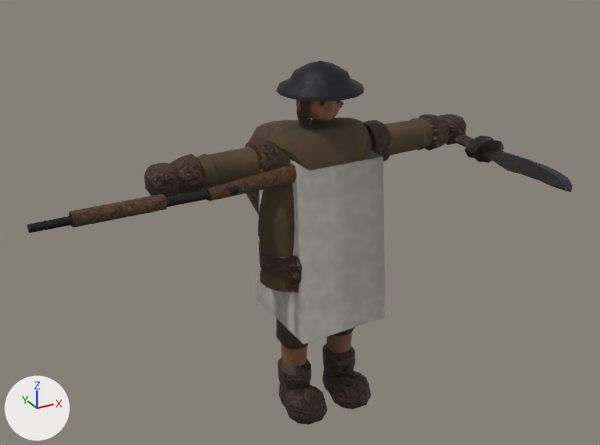
The glTF model csharp/Unciv.Godot/Packs/units/models/unit/Mechanized Infantry.glb, before and after one commit.
Camera for both pictures: a 50 mm lens placed at (-0.842, -1.447, 1.191), pointed at (-0.085, -0.072, 0.504). Arrows for +X, +Y and +Z are at lower left; the lights stay in place. The picture after the commit comes second. Vertices at exactly the same position are counted once.

Objects in the first picture: 'Knife_Offhand', 'Rifle', 'Warrior'.
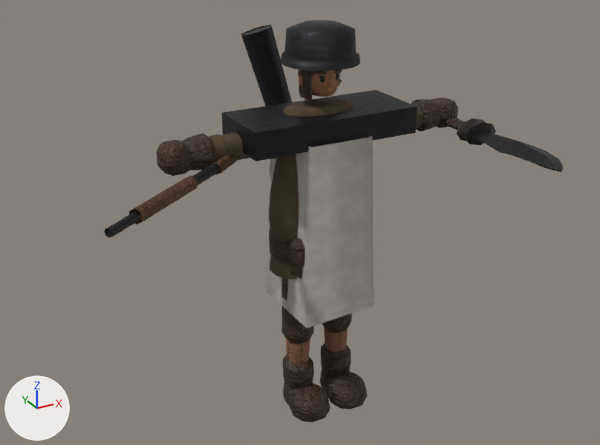
Boxes (x1, y1, x2, y2) around the edits, measured in the pictures (600 x 445 px; the box of a moved part takes in the faces that stretch with it):
'Warrior', reshaped, moved, rescaled (6% narrower, 10% taller)
    before: (144, 61, 466, 425)
    after: (156, 20, 458, 422)
'Rifle', reshaped, moved, rescaled
    before: (27, 164, 297, 233)
    after: (104, 154, 239, 238)
'Knife_Offhand', moved, rescaled (7% shorter)
    before: (454, 134, 573, 192)
    after: (445, 118, 563, 172)
part 1 of me_mesh_skinned, moved or reshaped
    before: (296, 100, 301, 111)
    after: (298, 75, 303, 87)
part 2 of me_mesh_skinned, moved or reshaped
    before: (328, 101, 336, 111)
    after: (327, 77, 335, 87)
part 3 of me_mesh_skinned, moved or reshaped
    before: (320, 102, 325, 106)
    after: (319, 76, 325, 82)
part 4 of me_mesh_skinned, moved or reshaped
    before: (322, 327, 371, 409)
    after: (320, 313, 367, 409)
part 5 of me_mesh_skinned, moved or reshaped
    before: (256, 148, 385, 344)
    after: (266, 136, 374, 328)
part 6 of me_mesh_skinned, added
    after: (222, 90, 417, 161)
part 7 of me_mesh_skinned, rebuilt
    before: (246, 120, 299, 216)
    after: (241, 25, 292, 106)
part 8 of me_mesh_skinned, added (brown)
    after: (411, 98, 458, 132)
part 9 of me_mesh_skinned, added (brown)
    after: (156, 133, 279, 176)
part 10 of me_mesh_skinned, added
    after: (280, 20, 360, 71)
part 11 of me_mesh_skinned, moved or reshaped
    before: (144, 61, 466, 425)
    after: (269, 69, 354, 422)
part 12 of me_mesh_rifle, moved or reshaped
    before: (27, 185, 239, 233)
    after: (104, 155, 235, 238)
part 13 of me_mesh_rifle, moved or reshaped
    before: (69, 194, 167, 228)
    after: (129, 175, 197, 225)
part 14 of me_mesh_rifle, moved or reshaped
    before: (207, 164, 297, 201)
    after: (215, 154, 239, 175)

The change, as a diff of the scene's bpy script:
```diff
--- a/csharp/Unciv.Godot/Packs/units/models/unit/Mechanized Infantry.glb.py
+++ b/csharp/Unciv.Godot/Packs/units/models/unit/Mechanized Infantry.glb.py
@@ me_mesh_skinned @@
 # used by ob_warrior; location = (0.0, 0.0, -0.01); scale = (0.416, 0.416, 0.416)
-me_mesh_skinned.from_pydata(...)  # 2589 vertices, 4819 faces; spans x -0.92..0.92, y -0.29..0.54, z 0.02..1.98
+me_mesh_skinned.from_pydata(...)  # 2525 vertices, 4695 faces; spans x -0.86..0.86, y -0.25..0.55, z 0.04..2.22
+# me_mesh_skinned part 1: the loose piece of 40 vertices spanning x -0.13..-0.09, y -0.01..0.02, z 1.74..1.83 is moved by (0.01, 0.0, 0.16)
+# me_mesh_skinned part 2: the loose piece of 33 vertices spanning x -0.02..0.02, y -0.13..-0.07, z 1.76..1.82 is moved by (0.0, 0.01, 0.16)
+# me_mesh_skinned part 3: the loose piece of 42 vertices spanning x -0.06..-0.03, y -0.12..-0.09, z 1.79..1.82 is moved by (0.0, 0.01, 0.16)
+# me_mesh_skinned part 4: the loose piece of 206 vertices spanning x 0.03..0.26, y -0.25..0.11, z 0.02..0.94 is scaled about its middle by (0.96, 0.967, 1.09), then moved by (-0.02, 0.0, 0.05)
+# me_mesh_skinned part 5: the loose piece of 20 vertices spanning x -0.25..0.25, y -0.29..0.26, z 0.61..1.54 is scaled about its middle by (0.841, 0.849, 1.06), then moved by (0.0, 0.0, 0.11)
+# me_mesh_skinned part 6: a new loose piece, a box spanning x -0.46..0.46, y -0.2..0.18, z 1.65..1.79, in mat_iron
+# me_mesh_skinned part 7: the loose piece of 58 vertices spanning x -0.23..0.23, y 0.17..0.54, z 1.02..1.58 is rebuilt with 26 vertices and now spans x -0.21..0.17, y 0.26..0.55, z 1.0..2.14, in mat_iron
+# me_mesh_skinned part 8: a new loose piece of 292 vertices spanning x 0.03..0.86, y -0.09..0.09, z 1.57..1.75
+# me_mesh_skinned part 9: a new loose piece of 292 vertices spanning x -0.86..-0.03, y -0.09..0.09, z 1.57..1.75
+# me_mesh_skinned part 10: a new loose piece of 82 vertices spanning x -0.2..0.2, y -0.2..0.2, z 2.03..2.22, in mat_iron
+# me_mesh_skinned part 11: 3 vertices moved within x -0.14..0.1, y -0.06..0.06, z 0.32..1.91; 1816 vertices removed from x -0.92..0.92, y -0.25..0.25, z 0.02..1.98; 1118 vertices added at x -0.28..0.36, y -0.25..0.18, z 0.04..2.12
+# other edits to the shape of me_mesh_skinned do not show in these pictures
 me_mesh_skinned.materials.append(mat_wool)
@@ me_mesh_rifle @@
 # used by ob_rifle; location = (-0.308, -0.046, 0.605); rotation_euler = (1.571, 1.571, 0.0), in degrees (90, 90, 0); scale = (0.416, 0.416, 0.416)
-me_mesh_rifle.from_pydata(...)  # 60 vertices, 108 faces; spans x -0.043..0.043, y -0.75..0.556, z -0.035..0.098
+me_mesh_rifle.from_pydata(...)  # 60 vertices, 108 faces; spans x -0.036..0.036, y -0.619..0.44, z -0.342..0.517
+# me_mesh_rifle part 12: the loose piece of 26 vertices spanning x -0.026..0.026, y -0.75..0.2, z 0.034..0.086 is multiplied about its middle by the matrix ((0.0, 0.0, 1.0), (-0.588, 0.809, 0.0), (-0.809, -0.588, 0.0)), then moved by (0.0, 0.053, 0.162)
+# me_mesh_rifle part 13: the loose piece of 14 vertices spanning x -0.031..0.031, y -0.57..-0.15, z 0.014..0.086 is multiplied about its middle by the matrix ((0.0, 0.0, 1.0), (-0.588, 0.809, 0.0), (-0.809, -0.588, 0.0)), then moved by (0.0, 0.069, 0.222)
+# me_mesh_rifle part 14: 20 of 60 vertices moved; they spanned x -0.043..0.043, y 0.047..0.556, z -0.035..0.098 and now span x -0.035..0.035, y 0.029..0.44, z -0.342..0.058; mean shift (0.0, -0.071, -0.172); largest move (0.043, 0.553, 0.017) -> (0.018, 0.379, -0.342)
 me_mesh_rifle.materials.append(mat_iron)
@@ ob_warrior @@
 ob_warrior = bpy.data.objects.new('Warrior', me_mesh_skinned)
-ob_warrior.location = (0.0, 0.0, -0.01)
-ob_warrior.scale = (0.416, 0.416, 0.416)
+ob_warrior.location = (0.0, 0.0, -0.015)
+ob_warrior.scale = (0.409, 0.409, 0.409)
@@ ob_knife_offhand @@
 ob_knife_offhand = bpy.data.objects.new('Knife_Offhand', me_mesh_knife_offhand)
-ob_knife_offhand.location = (0.352, -0.051, 0.605)
+ob_knife_offhand.location = (0.324, -0.051, 0.648)
 ob_knife_offhand.rotation_euler = (-1.571, 0.0, 3.142)  # degrees (-90, 0, 180)
-ob_knife_offhand.scale = (0.354, 0.354, 0.354)
+ob_knife_offhand.scale = (0.347, 0.347, 0.347)
@@ ob_rifle @@
 ob_rifle = bpy.data.objects.new('Rifle', me_mesh_rifle)
-ob_rifle.location = (-0.308, -0.046, 0.605)
+ob_rifle.location = (-0.282, -0.047, 0.648)
 ob_rifle.rotation_euler = (1.571, 1.571, 0.0)  # degrees (90, 90, 0)
-ob_rifle.scale = (0.416, 0.416, 0.416)
+ob_rifle.scale = (0.409, 0.409, 0.409)
```
